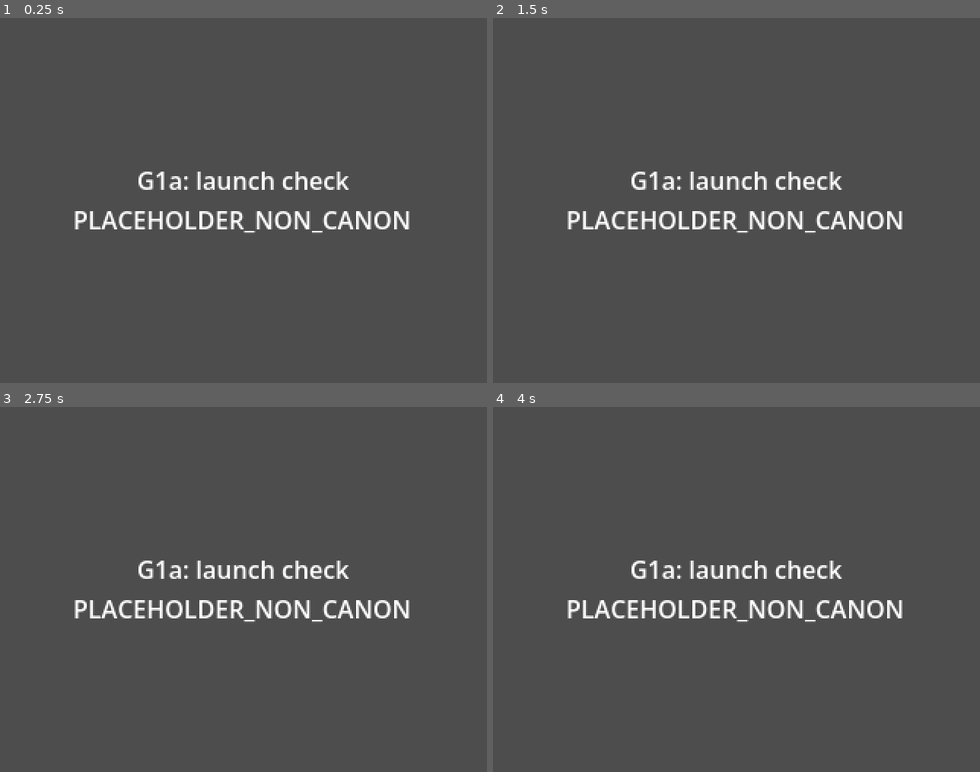
Above: before the commit, frames 1-4 (two rows, left to right).
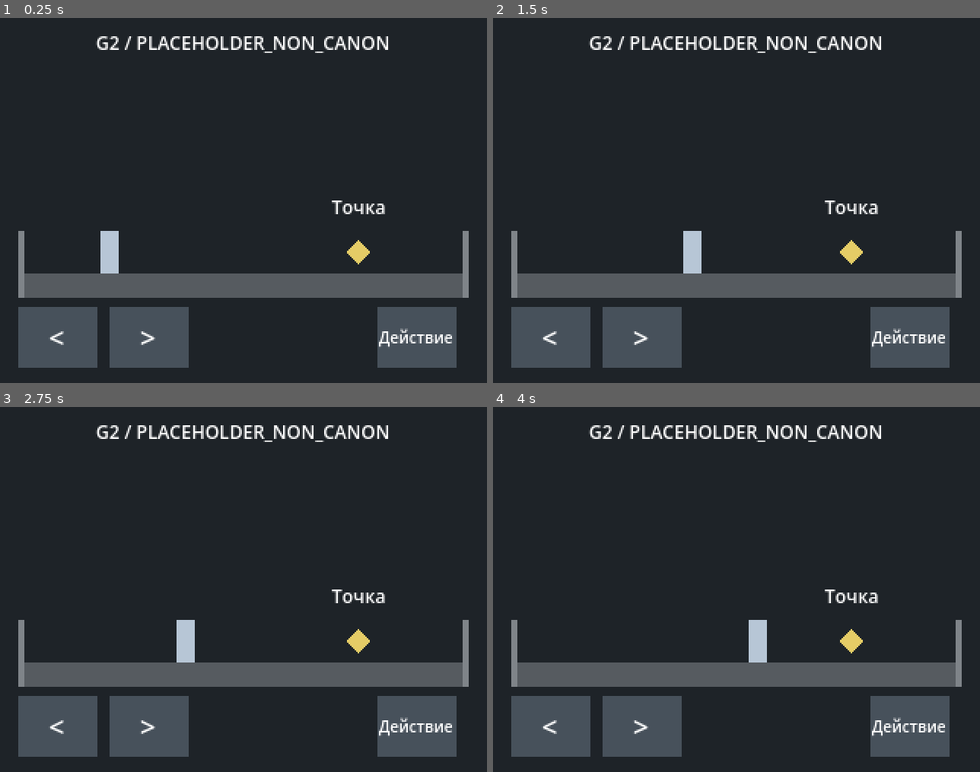
Above: after the commit, the same moments.

Repository: Nozomit01/Invariant
Game: Godot game, scene res://scenes/rooftop.tscn
The game is run twice, just before and just after one commit, with the same random seed, the same clock (stepped at 60 frames per second) and the same inputs. Before the commit the project starts from res://scenes/start.tscn.
Inputs (mouse positions are in pixels of both pictures, inside the frame that each line leads up to):
- Up to frame 1 (0.25 s): no input
- Up to frame 2 (1.5 s): tap Enter at 0.5 s; move the mouse to (843, 182) at 0.52 s; hold D (move_right, bound only after the commit) 0.53-1.28 s; hold E (interact, bound only after the commit) 0.53-1.28 s; click (843, 182) at 0.67 s; move the mouse to (639, 218) at 1.27 s; hold A (move_left, bound only after the commit) from 1.28 s (still down); tap E (interact, bound only after the commit) at 1.35 s; click (639, 218) at 1.42 s
- Up to frame 3 (2.75 s): move the mouse to (292, 509) at 2.02 s; release A (move_left, bound only after the commit) at 2.03 s; hold D (move_right, bound only after the commit) from 2.03 s (still down); hold E (interact, bound only after the commit) from 2.03 s (still down); click (292, 509) at 2.17 s
- Up to frame 4 (4 s): move the mouse to (712, 662) at 2.77 s; release E (interact, bound only after the commit) at 2.78 s; tap E (interact, bound only after the commit) at 2.85 s; click (712, 662) at 2.92 s; move the mouse to (882, 644) at 3.52 s; release D (move_right, bound only after the commit) at 3.53 s; hold A (move_left, bound only after the commit) from 3.53 s (still down); hold E (interact, bound only after the commit) from 3.53 s (still down); click (882, 644) at 3.67 s

The runs differ from the first frame. In frame 1, 86% of the frame differs, in the area x 0-100%, y 0-100%; in frame 2, 86%; in frame 3, 86%; in frame 4, 86%.

Commit message:
feat: add G2 placeholder rooftop movement and multitouch interaction

Diff:
--- a/project.godot
+++ b/project.godot
@@ -1,11 +1,11 @@
-; G1a: one 2D project for Android and Windows, without export presets.
+; One 2D project for Android and Windows; G2 placeholder rooftop.
 config_version=5
 
 [application]
 
 config/name="INVARIANT"
 config/icon="res://icon.svg"
-run/main_scene="res://scenes/start.tscn"
+run/main_scene="res://scenes/rooftop.tscn"
 config/features=PackedStringArray("4.6", "GL Compatibility")
 
 [display]
@@ -18,6 +18,21 @@
 window/stretch/scale_mode="integer"
 window/handheld/orientation=0
 
+[input]
+
+move_left={
+"deadzone": 0.2,
+"events": [Object(InputEventKey,"physical_keycode":65), Object(InputEventKey,"physical_keycode":4194319)]
+}
+move_right={
+"deadzone": 0.2,
+"events": [Object(InputEventKey,"physical_keycode":68), Object(InputEventKey,"physical_keycode":4194321)]
+}
+interact={
+"deadzone": 0.2,
+"events": [Object(InputEventKey,"physical_keycode":69)]
+}
+
 [input_devices]
 
 pointing/emulate_mouse_from_touch=true
--- /dev/null
+++ b/scenes/rooftop.tscn
@@ -0,0 +1,147 @@
+[gd_scene load_steps=3 format=3]
+
+[ext_resource type="Script" path="res://scripts/rooftop.gd" id="1_rooftop"]
+
+[sub_resource type="RectangleShape2D" id="RectangleShape2D_touch"]
+size = Vector2(52, 40)
+
+[node name="Rooftop_PLACEHOLDER_NON_CANON" type="Node2D"]
+script = ExtResource("1_rooftop")
+
+[node name="Background" type="Polygon2D" parent="."]
+polygon = PackedVector2Array(0, 0, 320, 0, 320, 240, 0, 240)
+color = Color(0.12, 0.14, 0.16, 1)
+
+[node name="Roof" type="Polygon2D" parent="."]
+polygon = PackedVector2Array(12, 168, 308, 168, 308, 184, 12, 184)
+color = Color(0.34, 0.36, 0.38, 1)
+
+[node name="LeftBoundary" type="Polygon2D" parent="."]
+polygon = PackedVector2Array(12, 140, 16, 140, 16, 184, 12, 184)
+color = Color(0.5, 0.52, 0.54, 1)
+
+[node name="RightBoundary" type="Polygon2D" parent="."]
+polygon = PackedVector2Array(304, 140, 308, 140, 308, 184, 304, 184)
+color = Color(0.5, 0.52, 0.54, 1)
+
+[node name="PLACEHOLDER_NON_CANON" type="Node2D" parent="."]
+position = Vector2(72, 154)
+
+[node name="Rectangle" type="Polygon2D" parent="PLACEHOLDER_NON_CANON"]
+polygon = PackedVector2Array(-6, -14, 6, -14, 6, 14, -6, 14)
+color = Color(0.72, 0.78, 0.84, 1)
+
+[node name="InteractionPoint" type="Node2D" parent="."]
+position = Vector2(236, 154)
+
+[node name="Marker" type="Polygon2D" parent="InteractionPoint"]
+polygon = PackedVector2Array(0, -8, 8, 0, 0, 8, -8, 0)
+color = Color(0.9, 0.8, 0.4, 1)
+
+[node name="UI" type="Node2D" parent="."]
+
+[node name="Title" type="Label" parent="UI"]
+offset_left = 8.0
+offset_top = 8.0
+offset_right = 312.0
+offset_bottom = 26.0
+mouse_filter = 2
+theme_override_font_sizes/font_size = 12
+text = "G2 / PLACEHOLDER_NON_CANON"
+horizontal_alignment = 1
+
+[node name="Message" type="Label" parent="UI"]
+offset_left = 8.0
+offset_top = 38.0
+offset_right = 312.0
+offset_bottom = 58.0
+mouse_filter = 2
+theme_override_font_sizes/font_size = 12
+horizontal_alignment = 1
+
+[node name="Prompt" type="Label" parent="UI"]
+visible = false
+offset_left = 8.0
+offset_top = 62.0
+offset_right = 312.0
+offset_bottom = 82.0
+mouse_filter = 2
+theme_override_font_sizes/font_size = 12
+text = "E / Действие: взаимодействовать"
+horizontal_alignment = 1
+
+[node name="PointLabel" type="Label" parent="UI"]
+offset_left = 210.0
+offset_top = 116.0
+offset_right = 262.0
+offset_bottom = 134.0
+mouse_filter = 2
+theme_override_font_sizes/font_size = 12
+text = "Точка"
+horizontal_alignment = 1
+
+[node name="Left" type="TouchScreenButton" parent="UI"]
+position = Vector2(38, 210)
+shape = SubResource("RectangleShape2D_touch")
+shape_visible = false
+passby_press = true
+action = "move_left"
+
+[node name="Background" type="Polygon2D" parent="UI/Left"]
+polygon = PackedVector2Array(-26, -20, 26, -20, 26, 20, -26, 20)
+color = Color(0.28, 0.32, 0.36, 1)
+
+[node name="Label" type="Label" parent="UI/Left"]
+offset_left = -26.0
+offset_top = -20.0
+offset_right = 26.0
+offset_bottom = 20.0
+mouse_filter = 2
+theme_override_font_sizes/font_size = 18
+text = "<"
+horizontal_alignment = 1
+vertical_alignment = 1
+
+[node name="Right" type="TouchScreenButton" parent="UI"]
+position = Vector2(98, 210)
+shape = SubResource("RectangleShape2D_touch")
+shape_visible = false
+passby_press = true
+action = "move_right"
+
+[node name="Background" type="Polygon2D" parent="UI/Right"]
+polygon = PackedVector2Array(-26, -20, 26, -20, 26, 20, -26, 20)
+color = Color(0.28, 0.32, 0.36, 1)
+
+[node name="Label" type="Label" parent="UI/Right"]
+offset_left = -26.0
+offset_top = -20.0
+offset_right = 26.0
+offset_bottom = 20.0
+mouse_filter = 2
+theme_override_font_sizes/font_size = 18
+text = ">"
+horizontal_alignment = 1
+vertical_alignment = 1
+
+[node name="Interact" type="TouchScreenButton" parent="UI"]
+position = Vector2(274, 210)
+shape = SubResource("RectangleShape2D_touch")
+shape_visible = false
+passby_press = true
+action = "interact"
+
+[node name="Background" type="Polygon2D" parent="UI/Interact"]
+polygon = PackedVector2Array(-26, -20, 26, -20, 26, 20, -26, 20)
+color = Color(0.28, 0.32, 0.36, 1)
+
+[node name="Label" type="Label" parent="UI/Interact"]
+offset_left = -26.0
+offset_top = -20.0
+offset_right = 26.0
+offset_bottom = 20.0
+mouse_filter = 2
+theme_override_font_sizes/font_size = 10
+text = "Действие"
+horizontal_alignment = 1
+vertical_alignment = 1
--- /dev/null
+++ b/scripts/rooftop.gd
@@ -0,0 +1,33 @@
+extends Node2D
+## G2 technical sandbox only. Every visual is PLACEHOLDER_NON_CANON.
+
+const SPEED := 80.0
+const ACCELERATION := 520.0
+const BRAKING := 700.0
+const LEFT_EDGE := 22.0
+const RIGHT_EDGE := 298.0
+const INTERACTION_DISTANCE := 26.0
+
+var horizontal_speed := 0.0
+
+@onready var player: Node2D = $PLACEHOLDER_NON_CANON
+@onready var interaction_point: Node2D = $InteractionPoint
+@onready var prompt: Label = $UI/Prompt
+@onready var message: Label = $UI/Message
+
+
+func _physics_process(delta: float) -> void:
+	var direction := Input.get_axis("move_left", "move_right")
+	var rate := ACCELERATION if not is_zero_approx(direction) else BRAKING
+	horizontal_speed = move_toward(horizontal_speed, direction * SPEED, rate * delta)
+	var next_x := player.position.x + horizontal_speed * delta
+	player.position.x = clampf(next_x, LEFT_EDGE, RIGHT_EDGE)
+	if next_x < LEFT_EDGE or next_x > RIGHT_EDGE:
+		horizontal_speed = 0.0
+
+	var nearby := absf(player.position.x - interaction_point.position.x) <= INTERACTION_DISTANCE
+	prompt.visible = nearby
+	if not nearby:
+		message.text = ""
+	elif Input.is_action_just_pressed("interact"):
+		message.text = "Взаимодействие работает"
--- /dev/null
+++ b/tests/g2_rooftop_smoke.gd
@@ -0,0 +1,135 @@
+extends SceneTree
+## Run with Godot 4.7.2 --headless --path . --script tests/g2_rooftop_smoke.gd.
+
+var failures := 0
+
+
+func _initialize() -> void:
+	_run.call_deferred()
+
+
+func _check(condition: bool, description: String) -> void:
+	if condition:
+		print("PASS: ", description)
+	else:
+		failures += 1
+		print("FAIL: ", description)
+
+
+func _frames(count: int = 2) -> void:
+	for frame in range(count):
+		await physics_frame
+		await process_frame
+
+
+func _key(code: Key, pressed: bool) -> void:
+	var event := InputEventKey.new()
+	event.physical_keycode = code
+	event.pressed = pressed
+	Input.parse_input_event(event)
+
+
+func _touch(index: int, position: Vector2, pressed: bool) -> void:
+	var event := InputEventScreenTouch.new()
+	event.index = index
+	event.position = position
+	event.pressed = pressed
+	root.push_input(event, true)
+
+
+func _run() -> void:
+	if not ResourceLoader.exists("res://scenes/rooftop.tscn"):
+		print("FAIL: G2 rooftop scene does not exist yet")
+		quit(1)
+		return
+	var packed := load("res://scenes/rooftop.tscn") as PackedScene
+	var rooftop := packed.instantiate()
+	root.add_child(rooftop)
+	var player := rooftop.get_node("PLACEHOLDER_NON_CANON") as Node2D
+	var prompt := rooftop.get_node("UI/Prompt") as Label
+	var message := rooftop.get_node("UI/Message") as Label
+	await _frames()
+	_check(not prompt.visible and message.text.is_empty(), "no prompt or interaction at spawn")
+	_key(KEY_E, true)
+	await _frames()
+	_key(KEY_E, false)
+	_check(message.text.is_empty(), "E does nothing away from the point")
+
+	var start_x := player.position.x
+	_key(KEY_D, true)
+	await _frames(8)
+	var first_distance := player.position.x - start_x
+	await _frames(8)
+	_check(player.position.x - start_x > first_distance * 2.0, "D accelerates smoothly to the right")
+	_key(KEY_D, false)
+	await _frames(16)
+	var stopped_x := player.position.x
+	await _frames(8)
+	_check(is_equal_approx(player.position.x, stopped_x), "release brakes to a full stop")
+	for code in [KEY_A, KEY_LEFT, KEY_RIGHT]:
+		start_x = player.position.x
+		_key(code, true)
+		await _frames(12)
+		_key(code, false)
+		await _frames(16)
+		var expected_direction := 1.0 if code == KEY_RIGHT else -1.0
+		_check((player.position.x - start_x) * expected_direction > 0, "keyboard binding " + str(code))
+
+	player.position.x = 296.0
+	_key(KEY_D, true)
+	await _frames(30)
+	_check(player.position.x <= 298.0, "right boundary holds under sustained input")
+	_key(KEY_D, false)
+	await _frames()
+	player.position.x = 24.0
+	_key(KEY_A, true)
+	await _frames(30)
+	_check(player.position.x >= 22.0, "left boundary holds under sustained input")
+	_key(KEY_A, false)
+	await _frames(16)
+	player.position.x = 236.0
+	await _frames()
+	_check(prompt.visible, "prompt appears near the interaction point")
+	_key(KEY_E, true)
+	await _frames()
+	_key(KEY_E, false)
+	_check(message.text == "Взаимодействие работает", "E shows only the technical message")
+	player.position.x = 100.0
+	await _frames()
+	_check(not prompt.visible and message.text.is_empty(), "leaving the point clears prompt and message")
+
+	root.size = Vector2i(2400, 1080)
+	await _frames()
+	var transform := root.get_screen_transform()
+	print("Wide screen: ", root.size, "; viewport: ", root.get_visible_rect().size, "; transform: ", transform)
+	_check(root.get_visible_rect().size == Vector2(320, 240), "wide screen retains 320x240 logical viewport")
+	for name in ["Left", "Right", "Interact"]:
+		var button := rooftop.get_node("UI/" + name) as TouchScreenButton
+		var bounds := Rect2(button.position - Vector2(26, 20), Vector2(52, 40))
+		_check(Rect2(0, 184, 320, 56).encloses(bounds), name + " fits below the roof in the 4:3 viewport")
+		_check(Rect2(Vector2.ZERO, Vector2(root.size)).encloses(transform * bounds), name + " stays visible on 2400x1080")
+
+	player.position.x = 236.0
+	await _frames()
+	_touch(0, Vector2(98, 210), true)
+	_touch(1, Vector2(274, 210), true)
+	await _frames(4)
+	_check(player.position.x > 236.0 and message.text == "Взаимодействие работает", "two fingers move and interact together")
+	_touch(1, Vector2(274, 210), false)
+	await _frames()
+	_check(Input.is_action_pressed("move_right") and not Input.is_action_pressed("interact"), "releasing interaction keeps movement held")
+	_touch(2, Vector2(38, 210), true)
+	await _frames(16)
+	stopped_x = player.position.x
+	await _frames(8)
+	_check(is_equal_approx(player.position.x, stopped_x), "opposite fingers cancel movement")
+	_touch(0, Vector2(98, 210), false)
+	await _frames(8)
+	_check(player.position.x < stopped_x, "releasing right keeps left held independently")
+	_touch(2, Vector2(38, 210), false)
+	await _frames(16)
+	_check(not Input.is_action_pressed("move_left") and not Input.is_action_pressed("move_right"), "all touch releases clear movement")
+	print("G2 smoke failures: ", failures)
+	rooftop.queue_free()
+	await process_frame
+	quit(0 if failures == 0 else 1)
Not shown, added: scripts/rooftop.gd.uid
Not shown, added: tests/g2_rooftop_smoke.gd.uid
Not shown, changed: docs/production/DECISIONS_2026-10-19.md
Not shown, added: docs/production/G2_ROOFTOP.md
